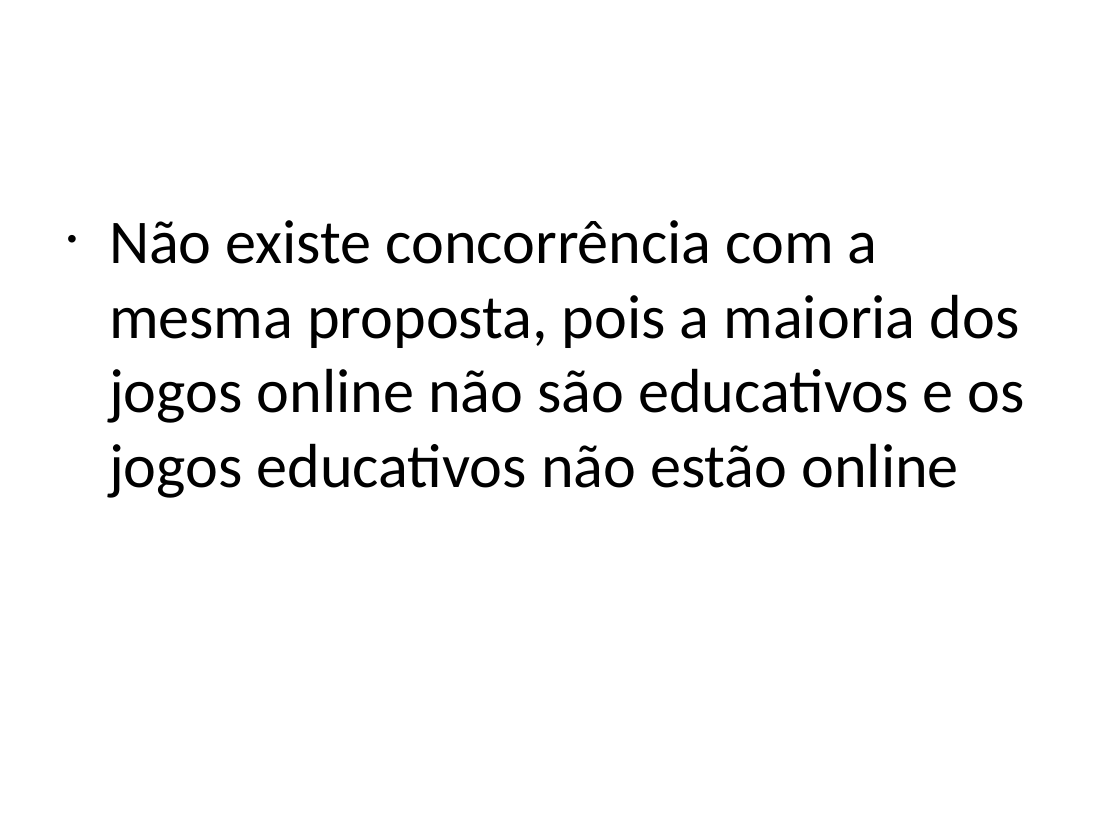
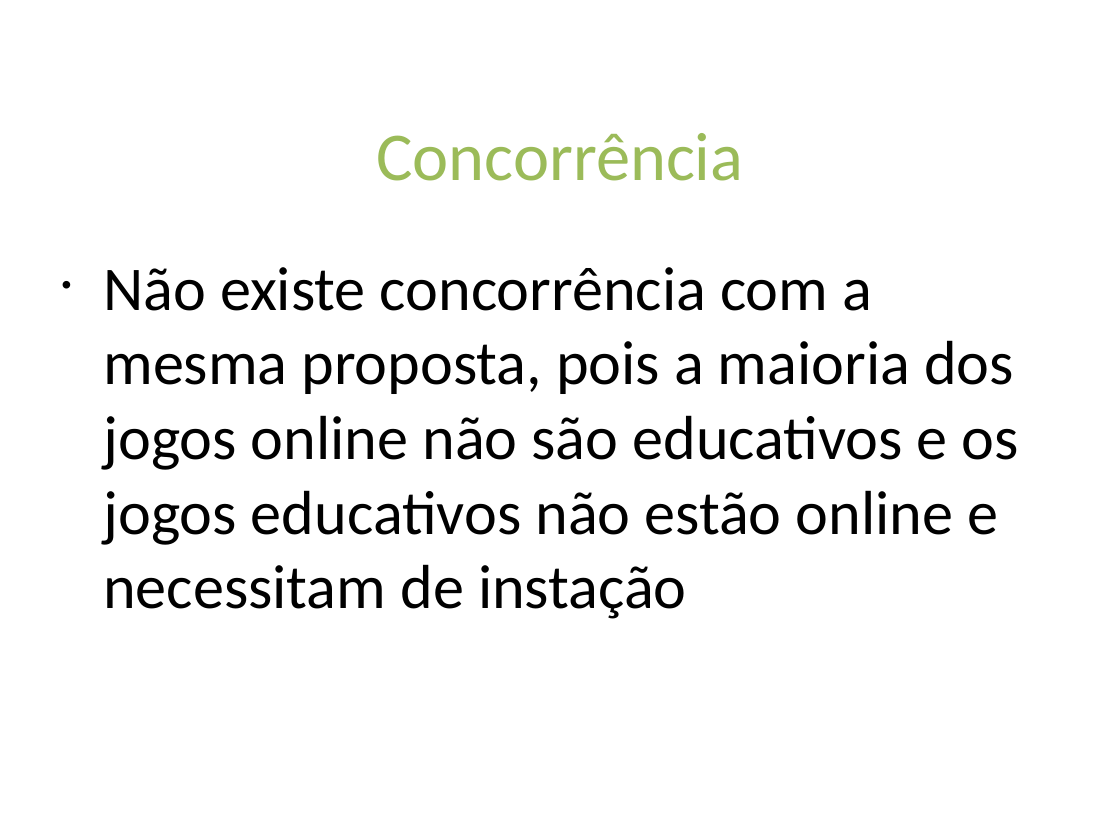
Before and after one commit to mauriciocarvalho51/educa-bingo, a slide deck: slide 7 of documentos/Educabingo.ppt. Drawn at 1120x840 pixels with LibreOffice and Linux fonts; fonts in the diff are those of the drawing. Boxes give left, top, right and bottom in pixels: in the first picture for what was removed or moved away, otherwise in the second. Text is boxed around its words. In the diff, an @@ line names an element or a change of style, - is before the commit and + after.

Commit message:
Apresentação 2.1

```diff
--- a/documentos/Educabingo.ppt
+++ b/documentos/Educabingo.ppt
@@ text added at (376, 133, 743, 181), 44 pt, text #9BBB59 @@
+Concorrência
@@ text at (103, 267, 1019, 619): text changed @@
-• Não existe concorrência com a mesma proposta, pois a maioria dos jogos online não são educativos e os jogos educativos não estão online
+• Não existe concorrência com a mesma proposta, pois a maioria dos jogos online não são educativos e os jogos educativos não estão online e necessitam de instação
```
Also in this commit, not shown: 1 other slide changed, 1 other file.
